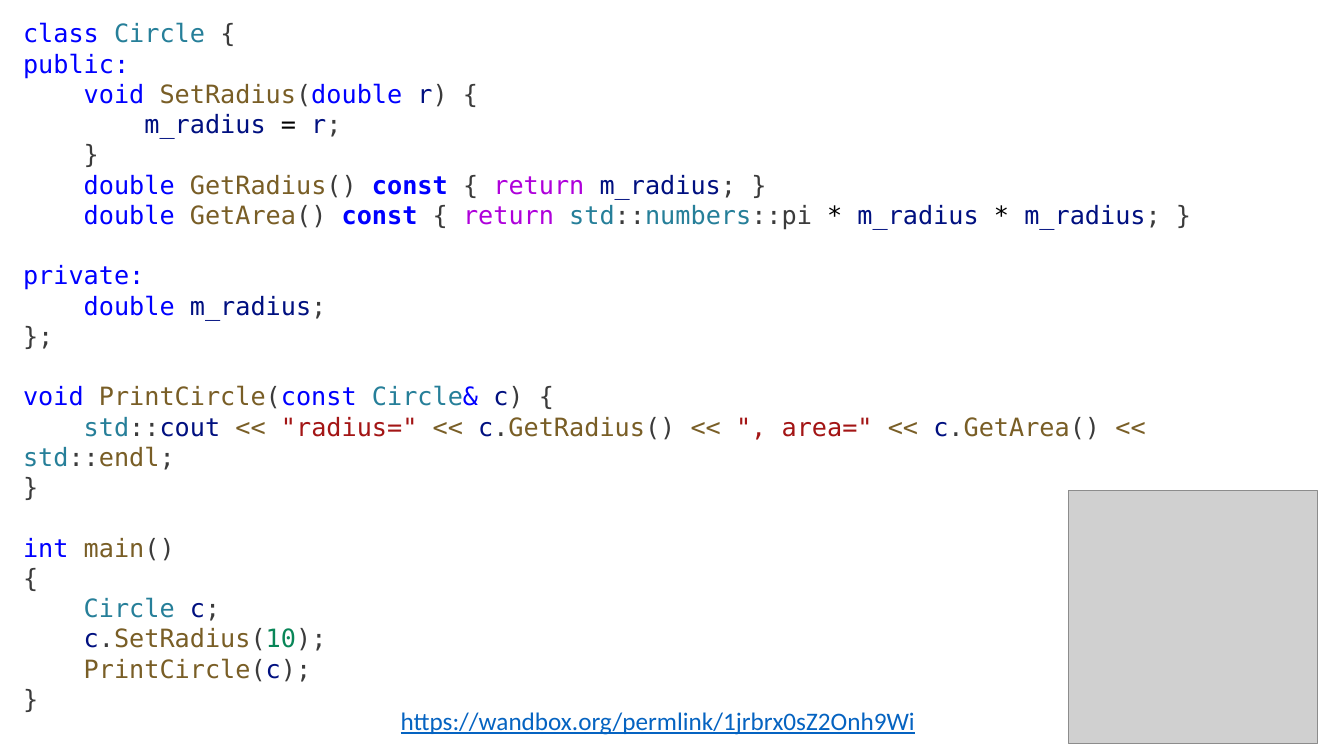
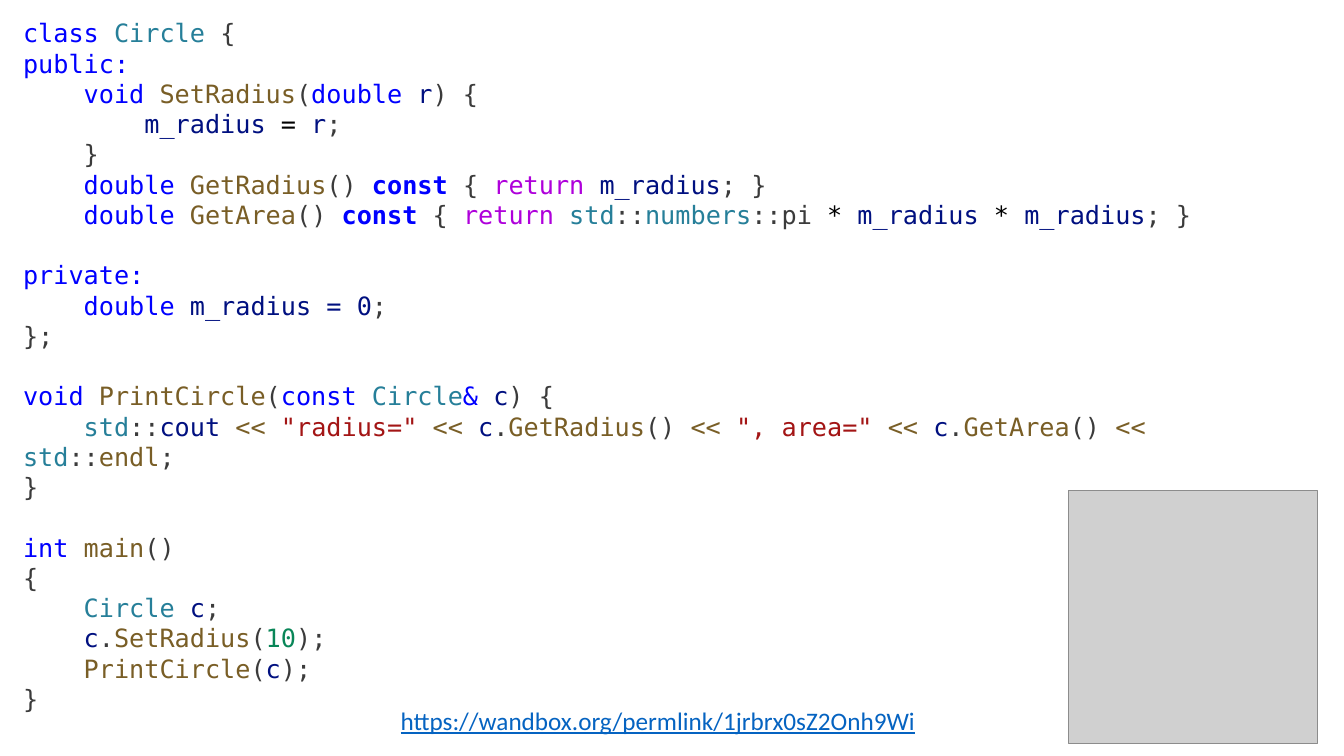
Before and after one commit to alexey-malov/oop, a slide deck: slide 29 of lectures/02/Основы ООП.pptx. Drawn at 1344x756 pixels with LibreOffice and Linux fonts; fonts in the diff are those of the drawing; grey boxes stand for pictures. Boxes give left, top, right and bottom in pixels: in the first picture for what was removed or moved away, otherwise in the second. Text is boxed around its words. In the diff, an @@ line names an element or a change of style, - is before the commit and + after.

```diff
--- a/lectures/02/Основы ООП.pptx
+++ b/lectures/02/Основы ООП.pptx
@@ text at (x1=84, y1=295, x2=387, y2=321): text changed @@
-double m_radius;
+double m_radius = 0;
```
Also in this commit, not shown: 3 other slides changed.
